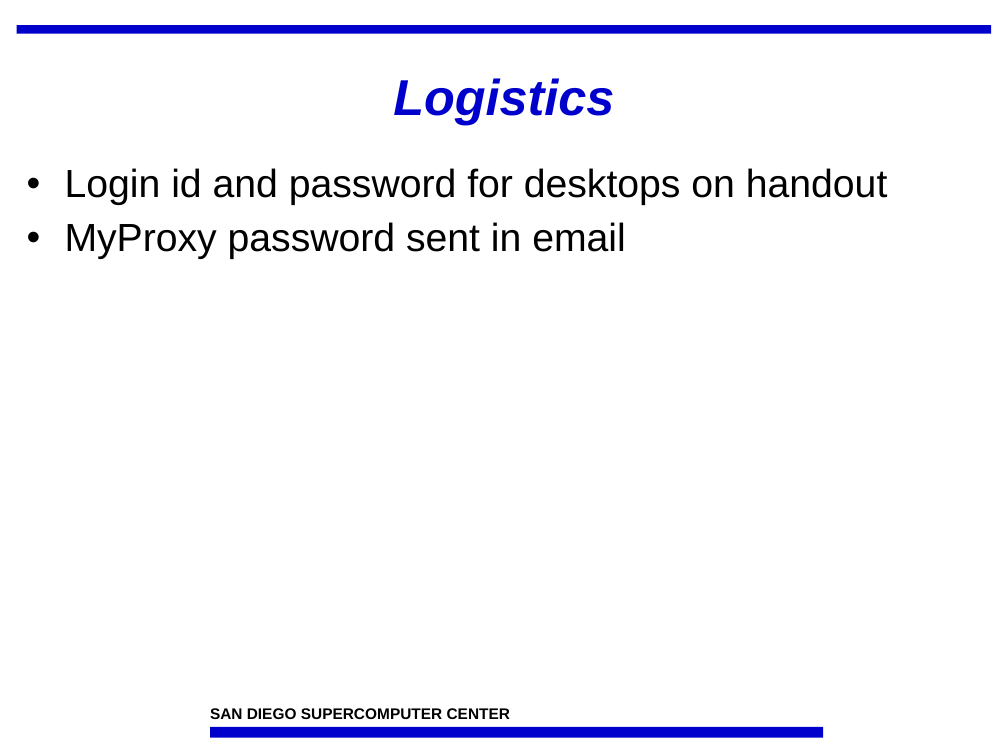
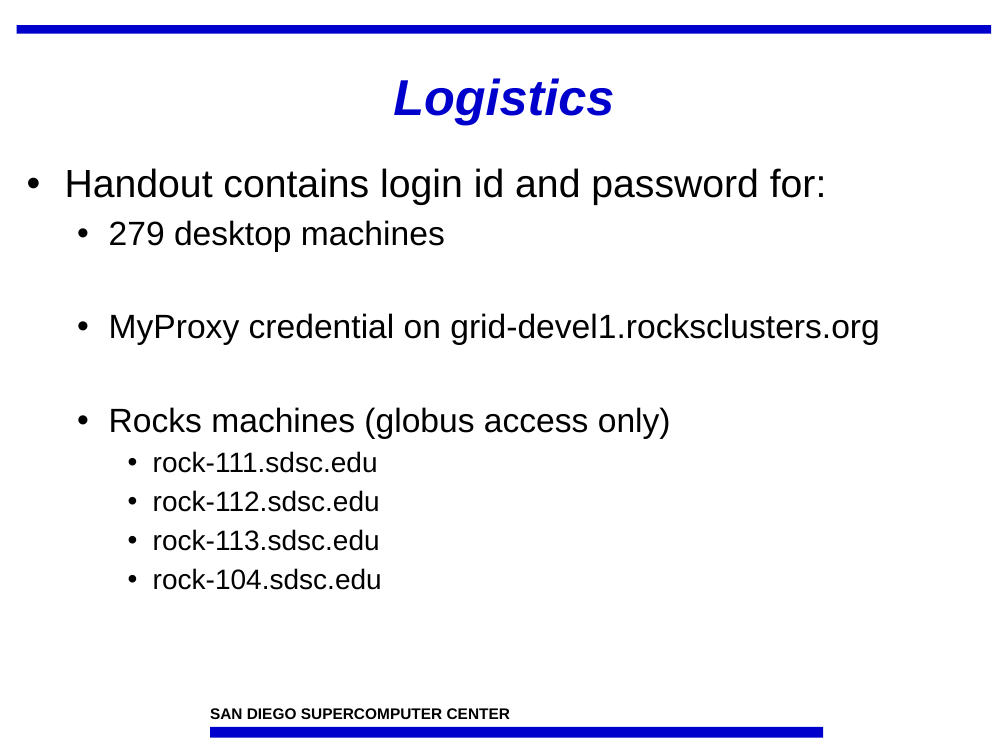
Before and after one commit to IncaProject/inca-xsede, a slide deck: slide 3 of talks/feb-06-workshop/deploy1.ppt. Drawn at 1008x756 pixels with LibreOffice and Linux fonts; fonts in the diff are those of the drawing; background and template pictures are left out. Boxes give left, top, right and bottom in pixels: in the first picture for what was removed or moved away, otherwise in the second. Text is boxed around its words. In the diff, an @@ line names an element or a change of style, - is before the commit and + after.

```diff
--- a/talks/feb-06-workshop/deploy1.ppt
+++ b/talks/feb-06-workshop/deploy1.ppt
@@ text at (65,168,879,590): text changed; size 28 to 24 pt @@
-• Login id and password for desktops on handout
-• MyProxy password sent in email
+• Handout contains login id and password for:
+  • 279 desktop machines
+  • MyProxy credential on grid-devel1.rocksclusters.org
+  • Rocks machines (globus access only)
+    • rock-111.sdsc.edu
+    • rock-112.sdsc.edu
+    • rock-113.sdsc.edu
+    • rock-104.sdsc.edu
```
Also in this commit, not shown: 19 other slides changed, 1 slide added.
